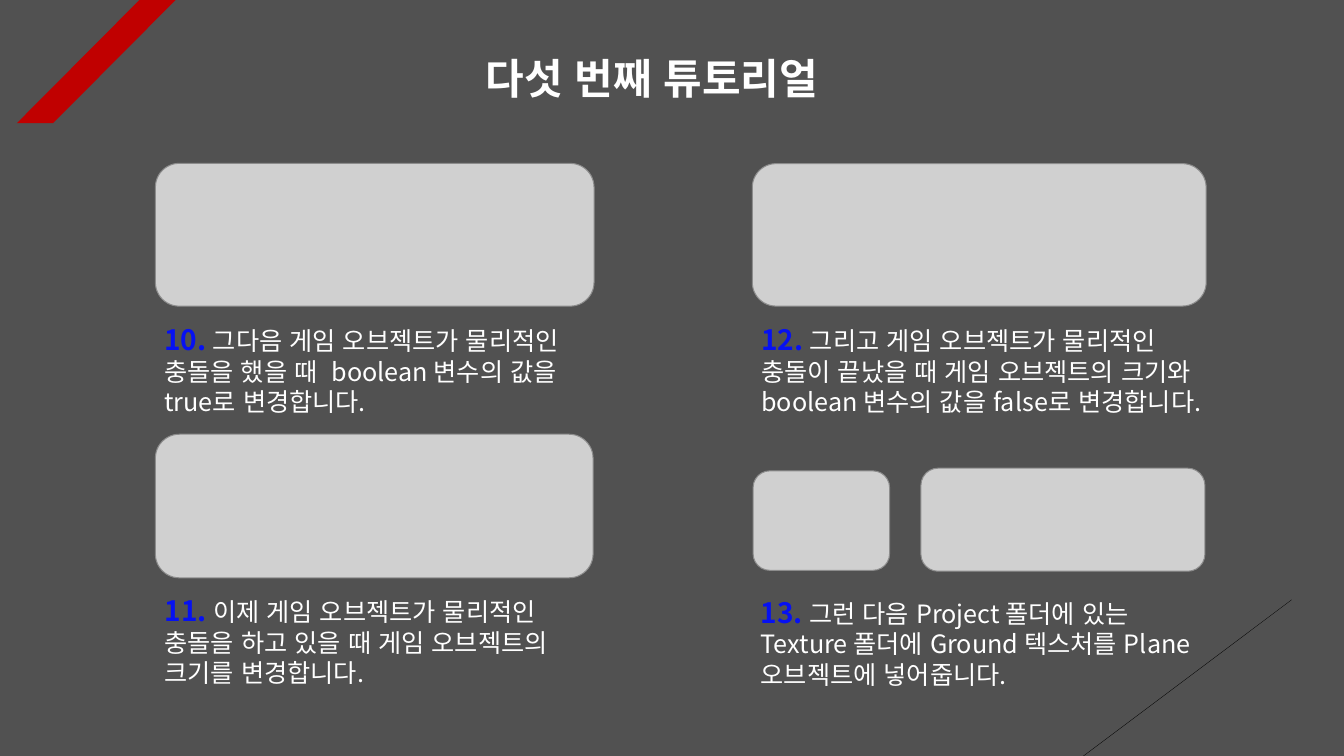
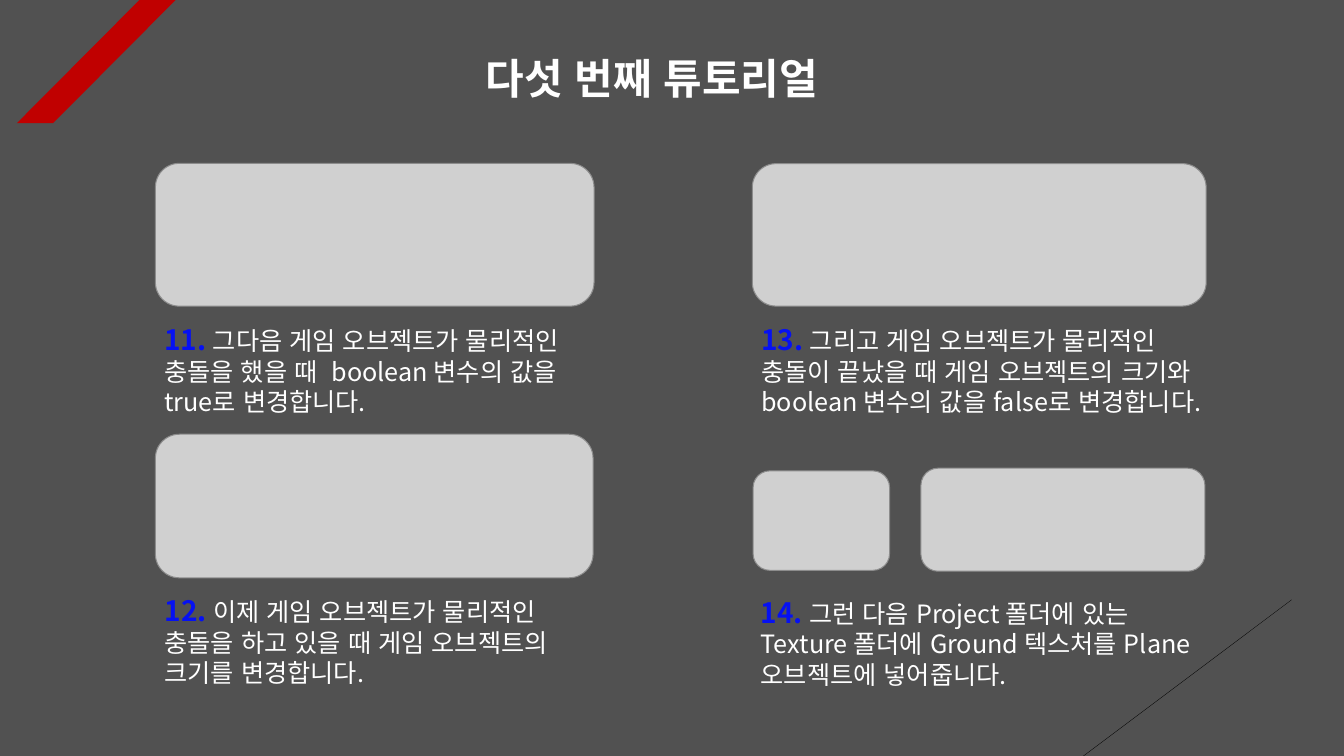
Before and after one commit to Unity2033/3D-UnityEngine, a slide deck: slide 5 of Assets/Class/Collision/PPT Data/Collision Example.pptx. Drawn at 1344x756 pixels with LibreOffice and Linux fonts; fonts in the diff are those of the drawing; grey boxes stand for pictures. Boxes give left, top, right and bottom in pixels: in the first picture for what was removed or moved away, otherwise in the second. Text is boxed around its words. In the diff, an @@ line names an element or a change of style, - is before the commit and + after.

```diff
--- a/Assets/Class/Collision/PPT Data/Collision Example.pptx
+++ b/Assets/Class/Collision/PPT Data/Collision Example.pptx
@@ text at [164, 329, 559, 413]: text changed @@
-10. 그다음 게임 오브젝트가 물리적인 충돌을 했을 때 boolean 변수의 값을 true로 변경합니다.
+11. 그다음 게임 오브젝트가 물리적인 충돌을 했을 때 boolean 변수의 값을 true로 변경합니다.
@@ text at [761, 329, 1201, 413]: text changed @@
-12. 그리고 게임 오브젝트가 물리적인 충돌이 끝났을 때 게임 오브젝트의 크기와 boolean 변수의 값을 false로 변경합니다.
+13. 그리고 게임 오브젝트가 물리적인 충돌이 끝났을 때 게임 오브젝트의 크기와 boolean 변수의 값을 false로 변경합니다.
@@ text at [165, 600, 548, 684]: text changed @@
-11. 이제 게임 오브젝트가 물리적인 충돌을 하고 있을 때 게임 오브젝트의 크기를 변경합니다.
+12. 이제 게임 오브젝트가 물리적인 충돌을 하고 있을 때 게임 오브젝트의 크기를 변경합니다.
@@ text at [761, 602, 1191, 686]: text changed @@
-13. 그런 다음 Project 폴더에 있는 Texture 폴더에 Ground 텍스처를 Plane 오브젝트에 넣어줍니다.
+14. 그런 다음 Project 폴더에 있는 Texture 폴더에 Ground 텍스처를 Plane 오브젝트에 넣어줍니다.
```
Also in this commit, not shown: 11 other slides changed, 21 other files.
